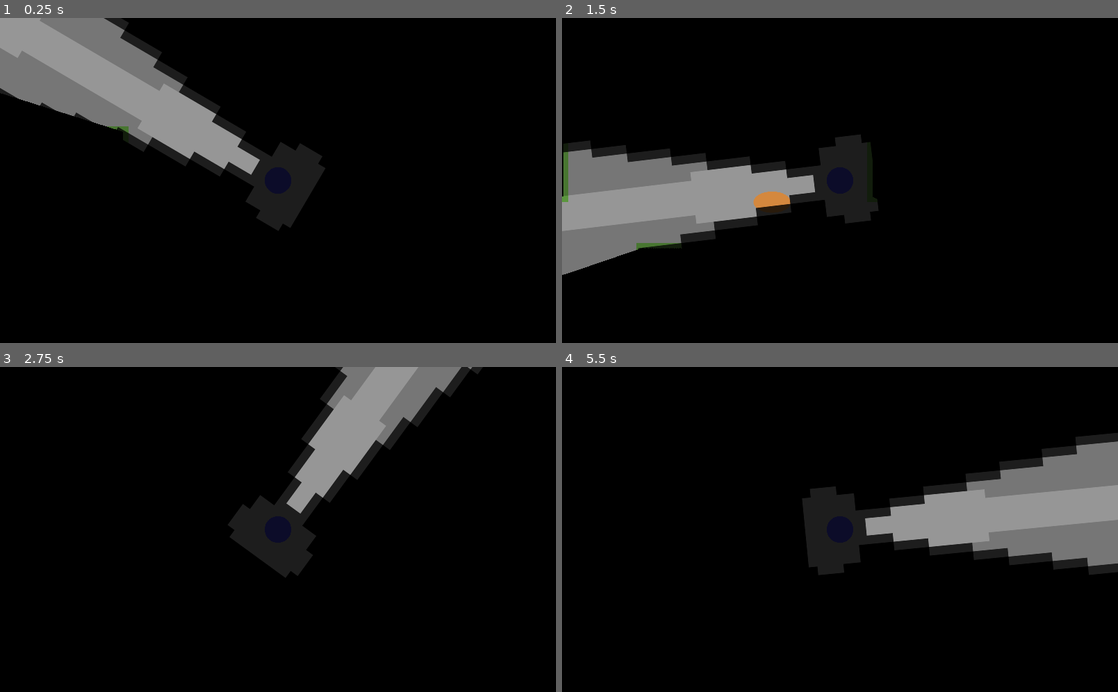
Above: before the commit, frames 1-4 (two rows, left to right).
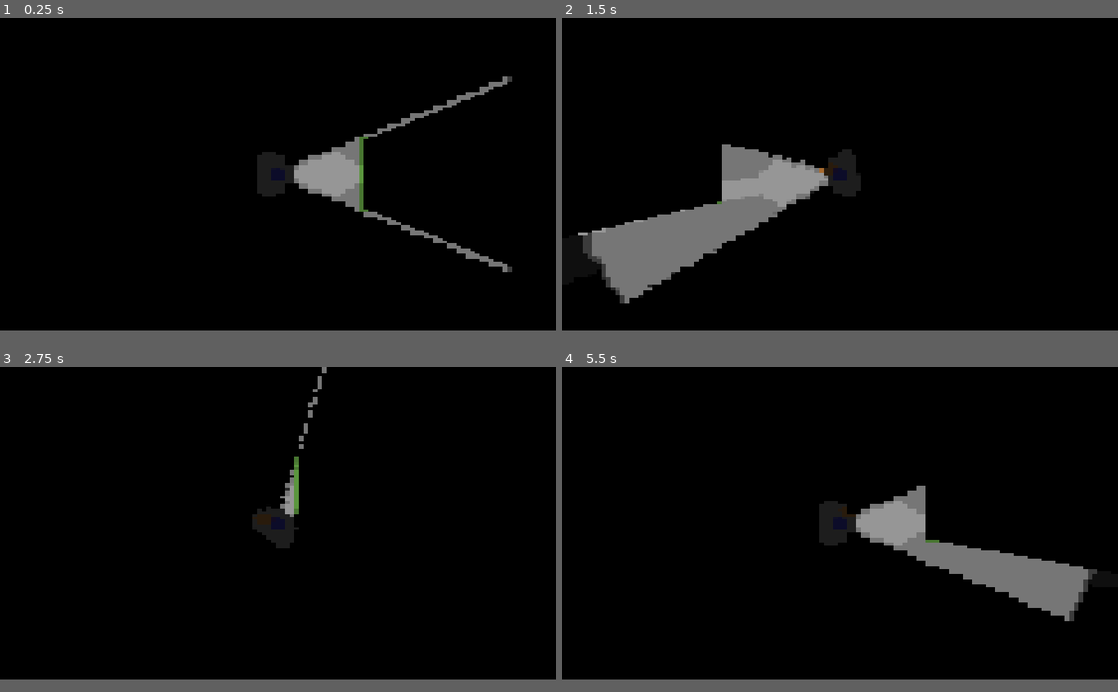
Above: after the commit, the same moments.

Repository: pt50hgm/DogMaze
Game: Godot game, scene res://Scenes/Game Scenes/Main.tscn
Two runs of this game, one before a commit and one after it. Both use one fixed random seed, a clock stepped at 60 frames per second and the inputs below.
Inputs (mouse positions are in pixels of both pictures, inside the frame that each line leads up to):
- Up to frame 1 (0.25 s): no input
- Up to frame 2 (1.5 s): tap Enter at 0.5 s; move the mouse to (962, 164) at 0.52 s; hold Right (right) 0.53-1.28 s; hold X (call_dog) 0.53-1.28 s; move the mouse to (728, 196) at 1.27 s; hold Down (down) from 1.28 s (still down); tap X (call_dog) at 1.35 s
- Up to frame 3 (2.75 s): move the mouse to (333, 458) at 2.02 s; release Down (down) at 2.03 s; hold Right (right) from 2.03 s (still down); hold X (call_dog) from 2.03 s (still down)
- Up to frame 4 (5.5 s): move the mouse to (812, 594) at 2.77 s; release Right (right) at 2.78 s; release X (call_dog) at 2.78 s; hold W (up) 2.78-3.53 s; tap X (call_dog) at 2.85, 4.35 s; move the mouse to (1006, 578) at 3.52 s; hold X (call_dog) 3.53-4.28 s; hold A (left) 3.53-5.03 s; move the mouse to (673, 480) at 4.27 s; move the mouse to (867, 529) at 5.02 s; hold Down (down) from 5.03 s (still down); hold X (call_dog) from 5.03 s (still down)
The window is 800x468 before the commit and 800x450 after it. Grey fills any space a smaller window leaves; there, only what the larger window draws over its background counts as a difference.

The runs differ from the first frame. In frame 1, 16% of the frame differs, in the area x 0-93%, y 0-79%; in frame 2, 14%; in frame 3, 9.0%; in frame 4, 16%, in the area x 43-100%, y 20-79%.

Commit message:
Pixelated Shader fixes
-Viewport now takes in input properly
-Merged Pixaleted.tscn with Main.tscn

Diff:
--- a/Scenes/Game Scenes/Main.tscn
+++ b/Scenes/Game Scenes/Main.tscn
@@ -6,57 +6,98 @@
 [ext_resource path="res://Scenes/Objects/Obstacle.tscn" type="PackedScene" id=4]
 [ext_resource path="res://Scenes/Objects/Mimic.tscn" type="PackedScene" id=5]
 [ext_resource path="res://Scripts/NavPoly.gd" type="Script" id=6]
+[ext_resource path="res://Scripts/TextureRect.gd" type="Script" id=7]
 
-[sub_resource type="NavigationPolygon" id=4]
-outlines = [ PoolVector2Array( -1000, -1000, -1000, 1000, 1000, 1000, 1000, -1000 ), PoolVector2Array( -240, -265, -110, -265, -110, 15, -240, 15 ), PoolVector2Array( 235, -140, 365, -140, 365, 140, 235, 140 ), PoolVector2Array( -190, -265, 190, -265, 190, -135, -190, -135 ), PoolVector2Array( -190, 135, 190, 135, 190, 265, -190, 265 ) ]
+[sub_resource type="NavigationPolygon" id=1]
+vertices = PoolVector2Array( 392, -168, 248, -168, 200, -184, 200, -328, 1000, -1000, 1000, 1000, 392, 168, 248, 168, 200, 328, 200, 184, -200, -184, -200, 184, -248, 168, -248, -168, -1000, 1000, -200, 328, -1000, -1000, -200, -328, -392, -168, -392, 168 )
+polygons = [ PoolIntArray( 0, 1, 2, 3, 4 ), PoolIntArray( 4, 5, 6, 0 ), PoolIntArray( 7, 6, 5, 8, 9 ), PoolIntArray( 10, 2, 1, 7, 9, 11, 12, 13 ), PoolIntArray( 8, 5, 14, 15 ), PoolIntArray( 16, 4, 3, 17 ), PoolIntArray( 17, 10, 13, 18, 16 ), PoolIntArray( 14, 16, 18, 19 ), PoolIntArray( 15, 14, 19, 12, 11 ) ]
+outlines = [ PoolVector2Array( -1000, -1000, 1000, -1000, 1000, 1000, -1000, 1000 ), PoolVector2Array( -392, -168, -248, -168, -248, 168, -392, 168 ), PoolVector2Array( 248, -168, 392, -168, 392, 168, 248, 168 ), PoolVector2Array( -200, -328, 200, -328, 200, -184, -200, -184 ), PoolVector2Array( -200, 184, 200, 184, 200, 328, -200, 328 ) ]
 
-[node name="Main" type="Node2D"]
+[sub_resource type="Shader" id=5]
+code = "shader_type canvas_item;
 
-[node name="Maze" type="Node2D" parent="."]
+uniform int amount = 120;
 
-[node name="Background" type="Sprite" parent="Maze"]
+void fragment()
+{
+	vec2 grid_uv = round(UV * float(amount)) / float(amount);
+
+	vec4 text = texture(TEXTURE, grid_uv);
+
+	COLOR = text;
+}"
+
+[sub_resource type="ShaderMaterial" id=6]
+shader = SubResource( 5 )
+shader_param/amount = 120
+
+[sub_resource type="ViewportTexture" id=7]
+
+[node name="ViewportContainer" type="ViewportContainer"]
+margin_right = 1920.0
+margin_bottom = 1080.0
+
+[node name="Viewport" type="Viewport" parent="."]
+size = Vector2( 1920, 1080 )
+handle_input_locally = false
+render_target_update_mode = 3
+
+[node name="Main" type="Node2D" parent="Viewport"]
+
+[node name="Maze" type="Node2D" parent="Viewport/Main"]
+
+[node name="Background" type="Sprite" parent="Viewport/Main/Maze"]
 modulate = Color( 0, 0, 0, 1 )
 scale = Vector2( 100, 100 )
 z_index = -100
 texture = ExtResource( 1 )
 
-[node name="Floor" type="Sprite" parent="Maze"]
+[node name="Floor" type="Sprite" parent="Viewport/Main/Maze"]
+position = Vector2( -13, -32 )
 scale = Vector2( 100, 100 )
 texture = ExtResource( 1 )
 
-[node name="NavPoly" type="NavigationPolygonInstance" parent="Maze"]
-navpoly = SubResource( 4 )
+[node name="NavPoly" type="NavigationPolygonInstance" parent="Viewport/Main/Maze"]
+navpoly = SubResource( 1 )
 script = ExtResource( 6 )
 
-[node name="Obstacle Manager" type="YSort" parent="Maze/NavPoly"]
+[node name="Obstacle Manager" type="YSort" parent="Viewport/Main/Maze/NavPoly"]
 
-[node name="Obstacle" parent="Maze/NavPoly/Obstacle Manager" instance=ExtResource( 4 )]
-position = Vector2( -300, 0 )
-width = 50.0
-height = 200.0
+[node name="Obstacle" parent="Viewport/Main/Maze/NavPoly/Obstacle Manager" instance=ExtResource( 4 )]
+position = Vector2( -320, 0 )
+width = 64.0
+height = 256.0
 
-[node name="Obstacle2" parent="Maze/NavPoly/Obstacle Manager" instance=ExtResource( 4 )]
-position = Vector2( 300, 0 )
-width = 50.0
-height = 200.0
+[node name="Obstacle2" parent="Viewport/Main/Maze/NavPoly/Obstacle Manager" instance=ExtResource( 4 )]
+position = Vector2( 320, 0 )
+width = 64.0
+height = 256.0
 
-[node name="Obstacle3" parent="Maze/NavPoly/Obstacle Manager" instance=ExtResource( 4 )]
-position = Vector2( 0, -200 )
-width = 300.0
-height = 50.0
+[node name="Obstacle3" parent="Viewport/Main/Maze/NavPoly/Obstacle Manager" instance=ExtResource( 4 )]
+position = Vector2( 0, -256 )
+width = 320.0
+height = 64.0
 
-[node name="Obstacle4" parent="Maze/NavPoly/Obstacle Manager" instance=ExtResource( 4 )]
-position = Vector2( 0, 200 )
-width = 300.0
-height = 50.0
+[node name="Obstacle4" parent="Viewport/Main/Maze/NavPoly/Obstacle Manager" instance=ExtResource( 4 )]
+position = Vector2( 0, 256 )
+width = 320.0
+height = 64.0
 
-[node name="Player" parent="." instance=ExtResource( 2 )]
+[node name="Dog" parent="Viewport/Main" instance=ExtResource( 3 )]
+position = Vector2( 100, 100 )
 
-[node name="Dog" parent="." instance=ExtResource( 3 )]
-position = Vector2( 100, 100 )
-follow_duration = 5.0
+[node name="Mimic Manager" type="YSort" parent="Viewport/Main"]
 
-[node name="Mimic Manager" type="YSort" parent="."]
+[node name="Mimic" parent="Viewport/Main/Mimic Manager" instance=ExtResource( 5 )]
+position = Vector2( 400, 0 )
 
-[node name="Mimic" parent="Mimic Manager" instance=ExtResource( 5 )]
-position = Vector2( 400, 0 )
+[node name="Player" parent="Viewport/Main" instance=ExtResource( 2 )]
+
+[node name="TextureRect" type="TextureRect" parent="."]
+material = SubResource( 6 )
+margin_top = 1080.0
+margin_right = 1920.0
+margin_bottom = 2160.0
+rect_scale = Vector2( 1, -1 )
+texture = SubResource( 7 )
+script = ExtResource( 7 )
--- a/Scenes/Game Scenes/Pixelated.tscn
+++ /dev/null
@@ -1,47 +0,0 @@
-[gd_scene load_steps=6 format=2]
-
-[ext_resource path="res://Scenes/Game Scenes/Main.tscn" type="PackedScene" id=1]
-[ext_resource path="res://Scripts/TextureRect.gd" type="Script" id=2]
-
-[sub_resource type="Shader" id=2]
-code = "shader_type canvas_item;
-
-uniform int amount = 120;
-
-void fragment()
-{
-	vec2 grid_uv = round(UV * float(amount)) / float(amount);
-
-	vec4 text = texture(TEXTURE, grid_uv);
-
-	COLOR = text;
-}"
-
-[sub_resource type="ShaderMaterial" id=3]
-shader = SubResource( 2 )
-shader_param/amount = 120
-
-[sub_resource type="ViewportTexture" id=1]
-
-[node name="Main" type="Node2D"]
-
-[node name="ViewportContainer" type="ViewportContainer" parent="."]
-margin_right = 1920.0
-margin_bottom = 1080.0
-
-[node name="Viewport" type="Viewport" parent="ViewportContainer"]
-size = Vector2( 1920, 1080 )
-handle_input_locally = false
-render_target_update_mode = 3
-
-[node name="Main" parent="ViewportContainer/Viewport" instance=ExtResource( 1 )]
-position = Vector2( 960, 540 )
-
-[node name="TextureRect" type="TextureRect" parent="."]
-material = SubResource( 3 )
-margin_top = 1080.0
-margin_right = 1920.0
-margin_bottom = 2160.0
-rect_scale = Vector2( 1, -1 )
-texture = SubResource( 1 )
-script = ExtResource( 2 )
--- a/Scenes/Objects/Player.tscn
+++ b/Scenes/Objects/Player.tscn
@@ -2,7 +2,10 @@
 
 [ext_resource path="res://Sprites/Placeholders/Ellipse.png" type="Texture" id=1]
 [ext_resource path="res://Scripts/Player.gd" type="Script" id=2]
-[ext_resource path="res://Sprites/Placeholders/Flashlight.png" type="Texture" id=3]
+[ext_resource path="res://Sprites/Placeholders/WideFlashlight.png" type="Texture" id=3]
+
+[sub_resource type="CapsuleShape2D" id=2]
+height = 25.0
 
 [sub_resource type="SpriteFrames" id=1]
 animations = [ {
@@ -12,24 +15,24 @@
 "speed": 5.0
 } ]
 
-[sub_resource type="CapsuleShape2D" id=2]
-height = 25.0
-
 [node name="Player" type="KinematicBody2D"]
 script = ExtResource( 2 )
+speed = 160.0
 
-[node name="Sprite" type="AnimatedSprite" parent="."]
+[node name="CollisionShape2D" type="CollisionShape2D" parent="."]
+shape = SubResource( 2 )
+
+[node name="Camera2D" type="Camera2D" parent="."]
+current = true
+
+[node name="Graphics" type="Node2D" parent="."]
+
+[node name="Sprite" type="AnimatedSprite" parent="Graphics"]
 self_modulate = Color( 0, 0, 1, 1 )
 scale = Vector2( 0.5, 0.5 )
 frames = SubResource( 1 )
 
-[node name="Camera2D" type="Camera2D" parent="."]
-current = true
-
-[node name="CollisionShape2D" type="CollisionShape2D" parent="."]
-shape = SubResource( 2 )
-
-[node name="Light2D" type="Light2D" parent="."]
+[node name="Light2D" type="Light2D" parent="Graphics"]
 texture = ExtResource( 3 )
 color = Color( 1, 1, 1, 0.588235 )
 mode = 3
--- a/Scripts/Dog.gd
+++ b/Scripts/Dog.gd
@@ -4,11 +4,11 @@
 
 var velocity : Vector2 = Vector2.ZERO
 onready var Main = get_parent()
-onready var Player = get_node("/root/Main/Player")
+onready var Player = get_node("/root/ViewportContainer/Viewport/Main/Player")
 var follow_player = false
 export var follow_duration: float
 var follow_timer
-onready var player_light = get_node("/root/Main/Player/Light2D")
+onready var player_light = get_node("/root/ViewportContainer/Viewport/Main/Player/Graphics/Light2D")
 
 # Called when the node enters the scene tree for the first time.
 func _ready():
--- a/Scripts/Pathfinder.gd
+++ b/Scripts/Pathfinder.gd
@@ -21,7 +21,8 @@
 
 # Called when the node enters the scene tree for the first time.
 func _ready():
-	navigationAgent.connect("velocity_computed", self, "_on_velocity_computed")
+	pass
+#	navigationAgent.connect("velocity_computed", self, "_on_velocity_computed")
 
 
 # Called every frame. 'delta' is the elapsed time since the previous frame.
--- a/Scripts/Player.gd
+++ b/Scripts/Player.gd
@@ -1,7 +1,9 @@
 extends KinematicBody2D
 
-var speed : float = 300.0
+export var speed : float
 var velocity : Vector2 = Vector2.ZERO
+onready var camera : Camera2D = $Camera2D
+#onready var viewport : Viewport = get_node("/root/ViewportContainer/Viewport")
 
 func get_input() -> void:
 	# Detect up/down/left/right keystate and only move when pressed
@@ -20,7 +22,14 @@
 	get_input()
 	move_and_slide(velocity)
 
-	look_at(get_global_mouse_position())
+func _input(event):
+	if event is InputEventMouseMotion:
+		var container : ViewportContainer = get_node("/root/ViewportContainer")
+		if container != null:
+			event = container.make_input_local(event)
+		event = make_input_local(event)
+		$Graphics.look_at(event.position + position)
+
 
 func get_position() -> Vector2:
 	return position
--- a/Scripts/TextureRect.gd
+++ b/Scripts/TextureRect.gd
@@ -13,6 +13,6 @@
 
 # Called every frame. 'delta' is the elapsed time since the previous frame.
 func _process(delta):
-	var viewport : Viewport = get_node("/root/Main/ViewportContainer/Viewport")
+	var viewport : Viewport = get_node("/root/ViewportContainer/Viewport")
 	var vTexture = viewport.get_texture()
 	texture = vTexture
--- a/project.godot
+++ b/project.godot
@@ -16,6 +16,8 @@
 
 [display]
 
+window/size/width=1920
+window/size/height=1080
 window/size/resizable=false
 window/size/test_width=1920
 window/size/test_height=1080
Not shown: 1 places in Scenes/Game Scenes/Main.tscn that only renumber resources
Binary file added: Sprites/Placeholders/WideFlashlight.png
Not shown, added: Sprites/Placeholders/WideFlashlight.png.import
